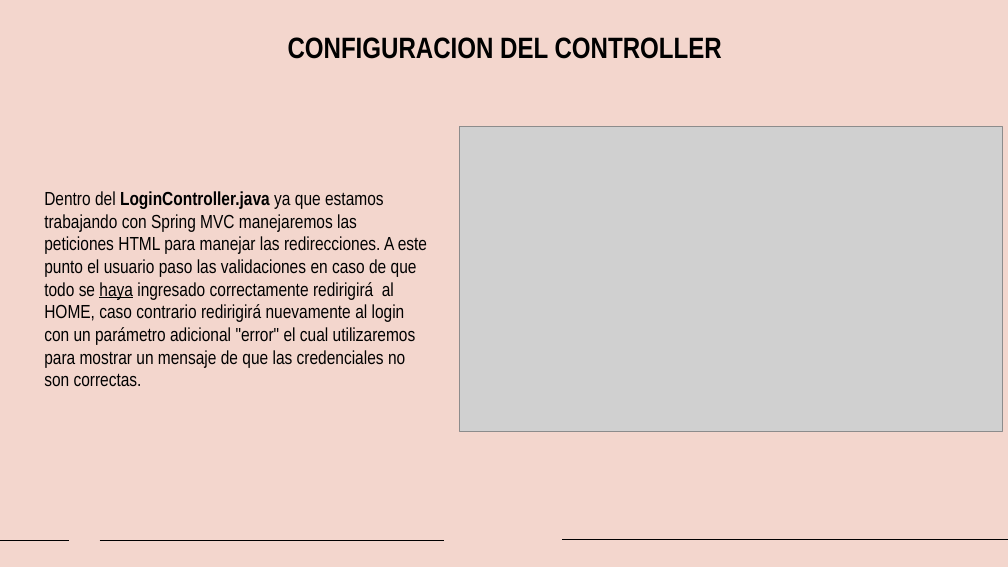
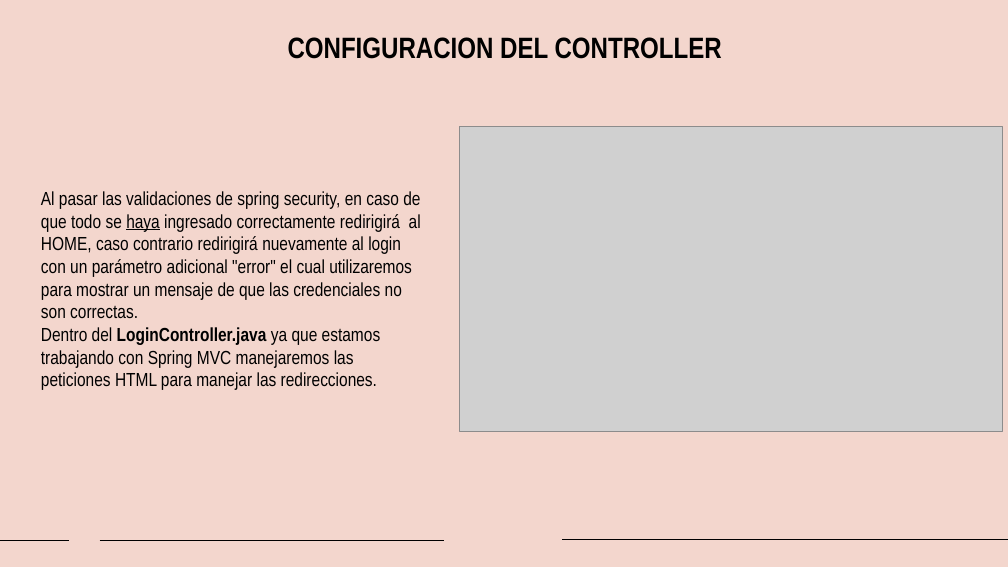
Before and after one commit to SoraBeat/TPINT_GRUPO8_PROGAVANZ1, a slide deck: slide 12 of Presentación.pptx. Drawn at 1008x567 pixels with LibreOffice and Linux fonts; fonts in the diff are those of the drawing; grey boxes stand for pictures. Boxes give left, top, right and bottom in pixels: in the first picture for what was removed or moved away, otherwise in the second. Text is boxed around its words. In the diff, an @@ line names an element or a change of style, - is before the commit and + after.

```diff
--- a/Presentación.pptx
+++ b/Presentación.pptx
@@ text at (41,191,421,390): text changed @@
-Dentro del LoginController.java ya que estamos trabajando con Spring MVC manejaremos las peticiones HTML para manejar las redirecciones. A este punto el usuario paso las validaciones en caso de que todo se haya ingresado correctamente redirigirá al HOME, caso contrario redirigirá nuevamente al login con un parámetro adicional "error" el cual utilizaremos para mostrar un mensaje de que las credenciales no son correctas.
+Al pasar las validaciones de spring security, en caso de que todo se haya ingresado correctamente redirigirá al HOME, caso contrario redirigirá nuevamente al login con un parámetro adicional "error" el cual utilizaremos para mostrar un mensaje de que las credenciales no son correctas.
+Dentro del LoginController.java ya que estamos trabajando con Spring MVC manejaremos las peticiones HTML para manejar las redirecciones.
```
Also in this commit, not shown: 6 other slides changed.
